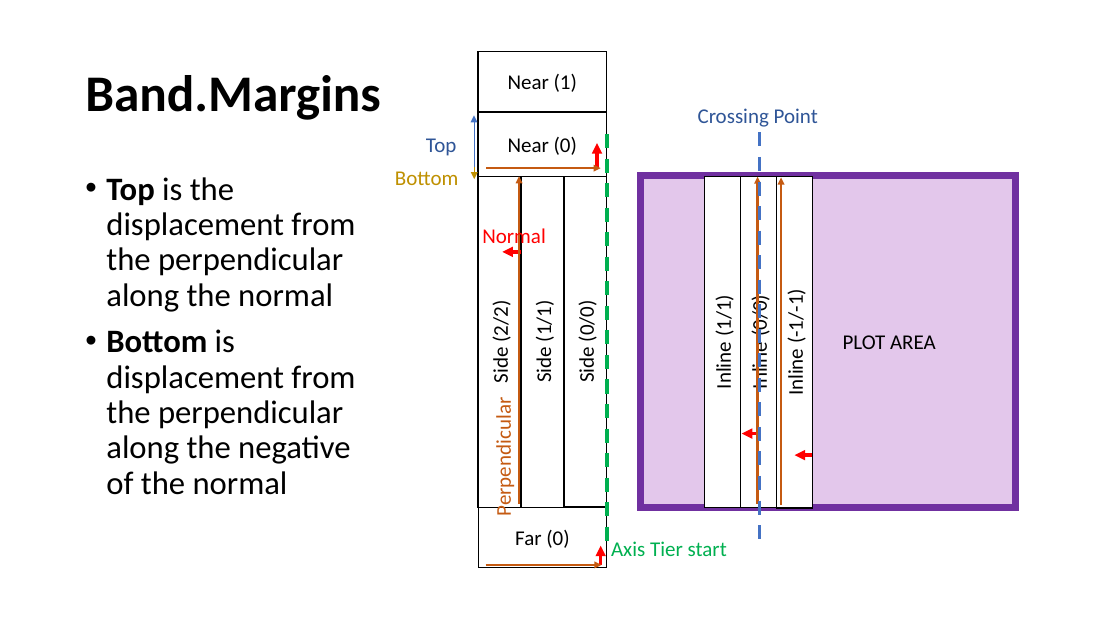
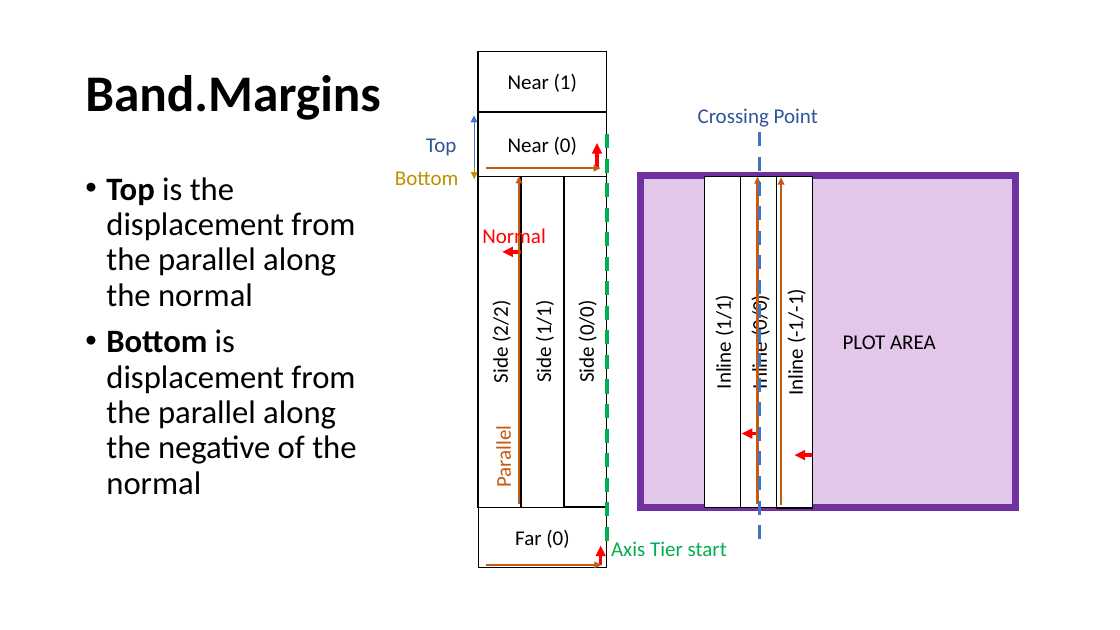
Before and after one commit to VisualMelon/oxyplot, a slide deck: slide 15 of Source/OxyPlot/Axes/ComposableAxis/Composable Axis.pptx. Drawn at 1120x630 pixels with LibreOffice and Linux fonts; fonts in the diff are those of the drawing. Boxes give left, top, right and bottom in pixels: in the first picture for what was removed or moved away, otherwise in the second. Text is boxed around its words. In the diff, an @@ line names an element or a change of style, - is before the commit and + after.

```diff
--- a/Source/OxyPlot/Axes/ComposableAxis/Composable Axis.pptx
+++ b/Source/OxyPlot/Axes/ComposableAxis/Composable Axis.pptx
@@ text at bbox=[106, 177, 356, 495]: text changed @@
-• Top is the displacement from the perpendicular along the normal
-• Bottom is displacement from the perpendicular along the negative of the normal
+• Top is the displacement from the parallel along the normal
+• Bottom is displacement from the parallel along the negative of the normal
@@ text at bbox=[491, 431, 517, 485]: text changed @@
-Perpendicular
+Parallel
```
Also in this commit, not shown: 5 other slides changed, 6 other files.
